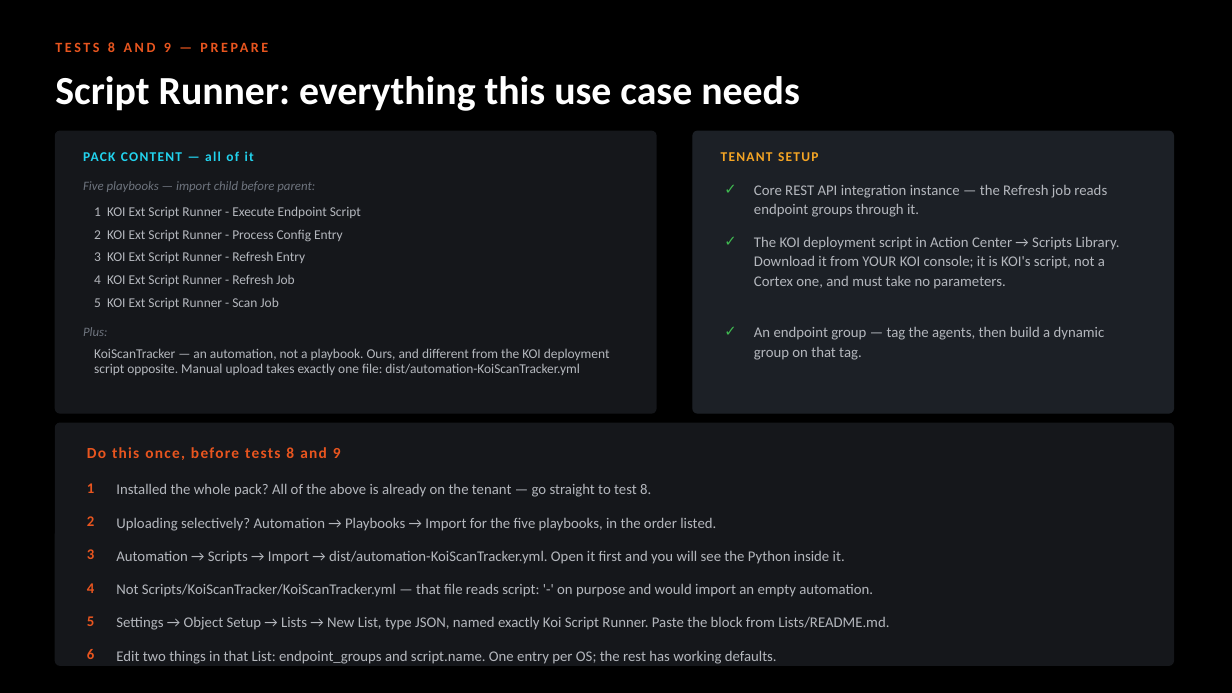
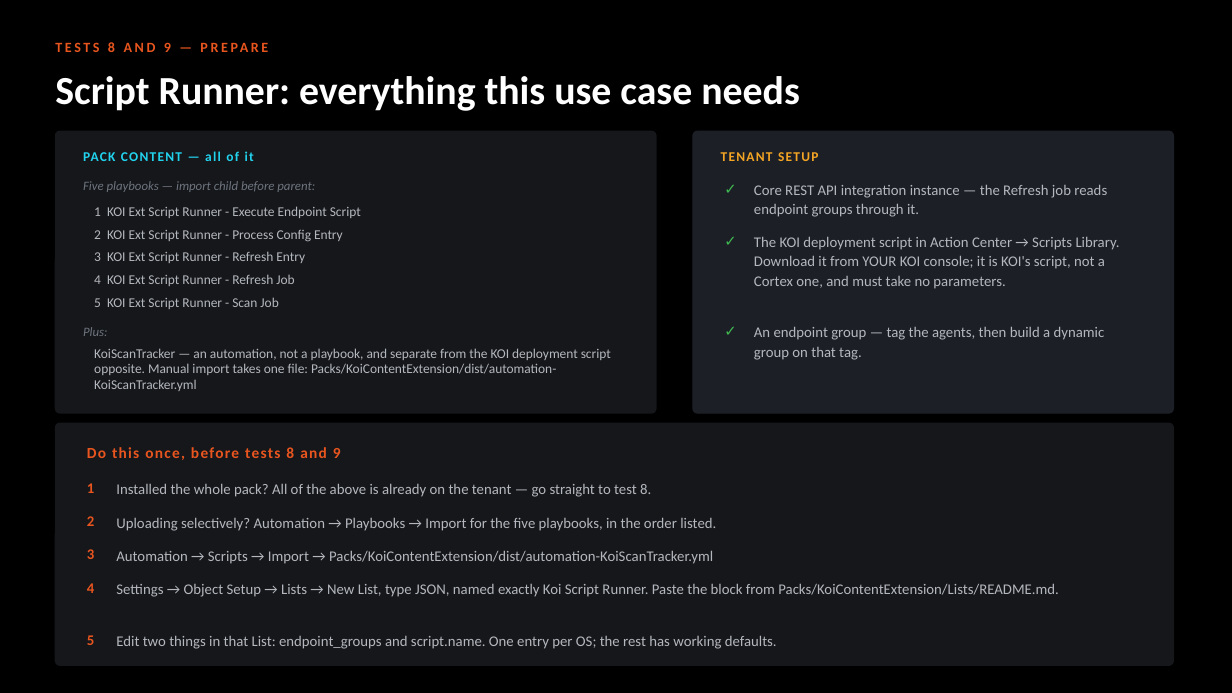
Before and after one commit to ayman-m/koi-xsiam-markeplacepack, a slide deck: slide 12 of docs/KOI_Marketplace_Pack_Test_Guide.pptx. Drawn at 1232x693 pixels with LibreOffice and Linux fonts; fonts in the diff are those of the drawing. Boxes give left, top, right and bottom in pixels: in the first picture for what was removed or moved away, otherwise in the second. Text is boxed around its words. In the diff, an @@ line names an element or a change of style, - is before the commit and + after.

```diff
--- a/docs/KOI_Marketplace_Pack_Test_Guide.pptx
+++ b/docs/KOI_Marketplace_Pack_Test_Guide.pptx
@@ text at [94, 348, 611, 391]: text changed @@
-KoiScanTracker — an automation, not a playbook. Ours, and different from the KOI deployment script opposite. Manual upload takes exactly one file: dist/automation-KoiScanTracker.yml
+KoiScanTracker — an automation, not a playbook, and separate from the KOI deployment script opposite. Manual import takes one file: Packs/KoiContentExtension/dist/automation-KoiScanTracker.yml
@@ text at [116, 550, 713, 564]: text changed @@
-Automation → Scripts → Import → dist/automation-KoiScanTracker.yml. Open it first and you will see the Python inside it.
+Automation → Scripts → Import → Packs/KoiContentExtension/dist/automation-KoiScanTracker.yml
@@ text at [116, 583, 1059, 597]: text changed @@
-Settings → Object Setup → Lists → New List, type JSON, named exactly Koi Script Runner. Paste the block from Lists/README.md.
+Settings → Object Setup → Lists → New List, type JSON, named exactly Koi Script Runner. Paste the block from Packs/KoiContentExtension/Lists/README.md.
@@ text removed at [116, 583, 873, 597] @@
-Not Scripts/KoiScanTracker/KoiScanTracker.yml — that file reads script: '-' on purpose and would import an empty automation.
@@ text "5": place and size @@
-text "5" at [87, 616, 94, 626]
+text "5" at [87, 635, 94, 645]
@@ text removed at [87, 649, 94, 659] @@
-6
@@ text "Edit two things in that ...": place and size @@
-text "Edit two things in that ..." at [116, 650, 777, 664]
+text "Edit two things in that ..." at [116, 635, 777, 649]
```
Also in this commit, not shown: 4 other files.
